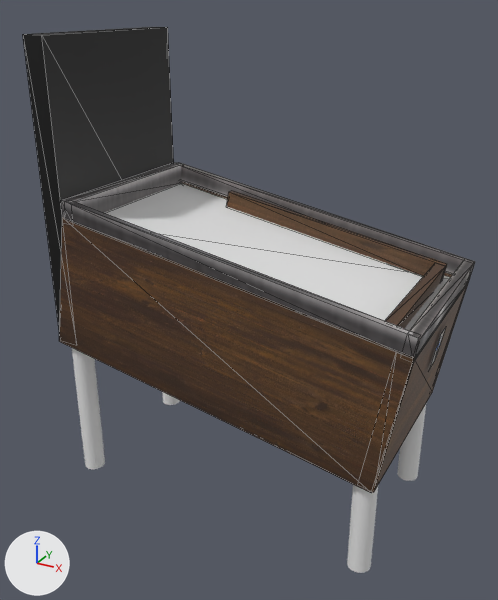
Two versions of the OBJ model Models/pinball.obj, one commit apart.
Both versions are drawn from a camera (50 mm lens) standing at (37.8, -76.1, 31.4) and looking at (-3.1, -1.7, -5.8). Arrows for +X, +Y and +Z are at lower left; the lights stay in place. Mesh edges are drawn as thin lines on the coarser meshes. Where no turn or scale is listed for an object, it has been applied to the vertices.
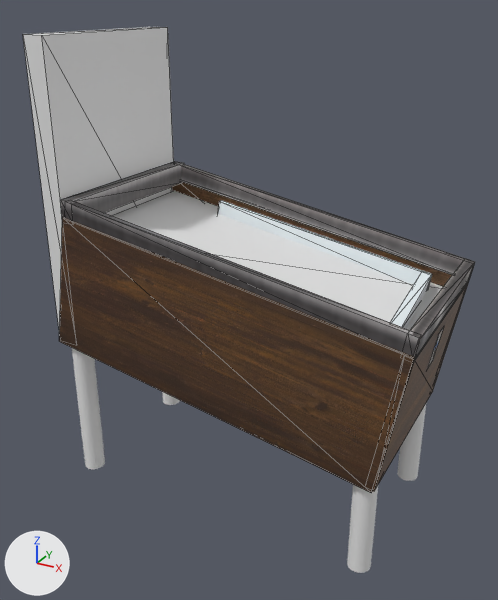
Commit message: Modelo pinball
Version 2 del modelo de pinball

Changed parts and their boxes (x1, y1, x2, y2) in the pictures (498 x 600 px):
'Cube.008', recoloured (black to grey)
    both: (23, 27, 174, 331)
'Plane', reshaped
    before: (105, 183, 450, 330)
    after: (112, 191, 443, 330)
'Cube.007', recoloured, mesh rescaled (8% shorter)
    before: (227, 190, 447, 281)
    after: (218, 200, 433, 284)
'Cube.006', recoloured, reshaped
    before: (385, 263, 445, 328)
    after: (390, 272, 431, 328)
'Cube.003', unchanged, uncovered by the edit
    before: (182, 182, 452, 277)
    after: (172, 182, 452, 287)

Edits to the bpy script that builds the scene:
```text
Add mat_material_005:
    mat_material_005 = principled_material('Material.005')
    mat_material_005.base_color = (0.8, 0.8, 0.8)  # white #e7e7e7
Add mat_material:
    mat_material = principled_material('Material')
    mat_material.base_color = (0.888, 0.965, 1.0)  # white #f2fbff
Change me_cube_006:
    where me_cube_006.from_pydata(...)  # 8 vertices, 12 faces; spans x 18.0..19.8, y -12.1..8.9, z -3.2..0.0
    used by ob_cube_006; location = (0.0, 0.0, 0.0)
    remove me_cube_006.materials.append(mat_material_003)  # picture img_madera_tga
    me_cube_006 part 1
    me_cube_006.vertices[0].co: (18.0, -12.1, -3.0) -> (17.8, -9.7, -4.7)
    me_cube_006.vertices[1].co: (18.5, -12.1, 0.0) -> (18.2, -9.6, -1.7)
    me_cube_006.vertices[2].co: (18.0, 8.9, -3.0) -> (16.3, 9.4, -4.7)
    me_cube_006.vertices[3].co: (18.5, 8.9, 0.0) -> (16.8, 9.5, -1.7)  # pixel (435, 262) -> pixel (422, 271)
    me_cube_006.vertices[4].co: (19.4, -12.1, -3.2) -> (19.1, -9.6, -4.9)
    me_cube_006.vertices[5].co: (19.8, -12.1, -0.3) -> (19.6, -9.5, -1.9)
    me_cube_006.vertices[6].co: (19.4, 8.9, -3.2) -> (17.7, 9.6, -4.9)
    me_cube_006.vertices[7].co: (19.8, 8.9, -0.3) -> (18.1, 9.6, -1.9)  # pixel (445, 266) -> pixel (432, 274)
    add me_cube_006.materials.append(mat_material)  # white #f2fbff
Change me_cube_007:
    where me_cube_007.from_pydata(...)  # 8 vertices, 12 faces; spans x -12.8..19.9, y 8.9..9.8, z -2.6..5.4
    used by ob_cube_007; location = (0.0, 0.0, 0.0)
    remove me_cube_007.materials.append(mat_material_003)  # picture img_madera_tga
    me_cube_007 part 2: the whole mesh is scaled about its middle by (1, 0.626, 1), then moved by (-1.7, 0.0, -1.7)
    add me_cube_007.materials.append(mat_material)  # white #f2fbff
Change me_cube_008:
    where me_cube_008.from_pydata(...)  # 8 vertices, 12 faces; spans x -27.3..-24.3, y -12.9..12.4, z -12.8..27.4
    remove me_cube_008.materials.append(mat_material_008)  # black #000000
    add me_cube_008.materials.append(mat_material_005)  # white #e7e7e7
Change me_plane:
    where me_plane.from_pydata(...)  # 4 vertices, 2 faces; spans x -23.9..21.0, y -12.1..11.6, z -2.9..5.2
    used by ob_plane; location = (0.0, 0.0, 0.0)
    me_plane part 3
    me_plane.vertices[0].co: (-23.9, -12.1, 5.2) -> (-23.9, -12.4, 3.5)
    me_plane.vertices[1].co: (21.0, -12.1, -2.9) -> (21.0, -12.4, -4.6)
    me_plane.vertices[2].co: (-23.9, 11.6, 5.2) -> (-23.9, 12.0, 3.5)
    me_plane.vertices[3].co: (21.0, 11.6, -2.9) -> (21.0, 12.0, -4.6)
```
